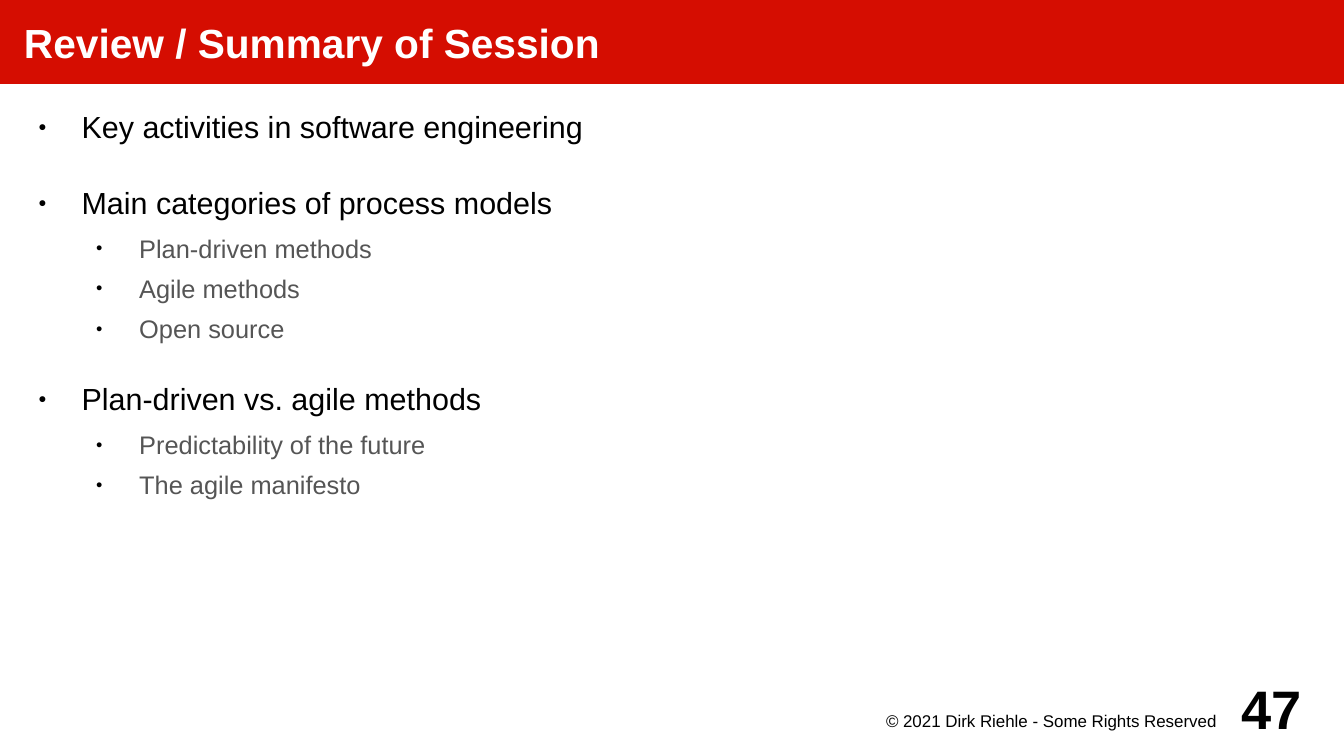
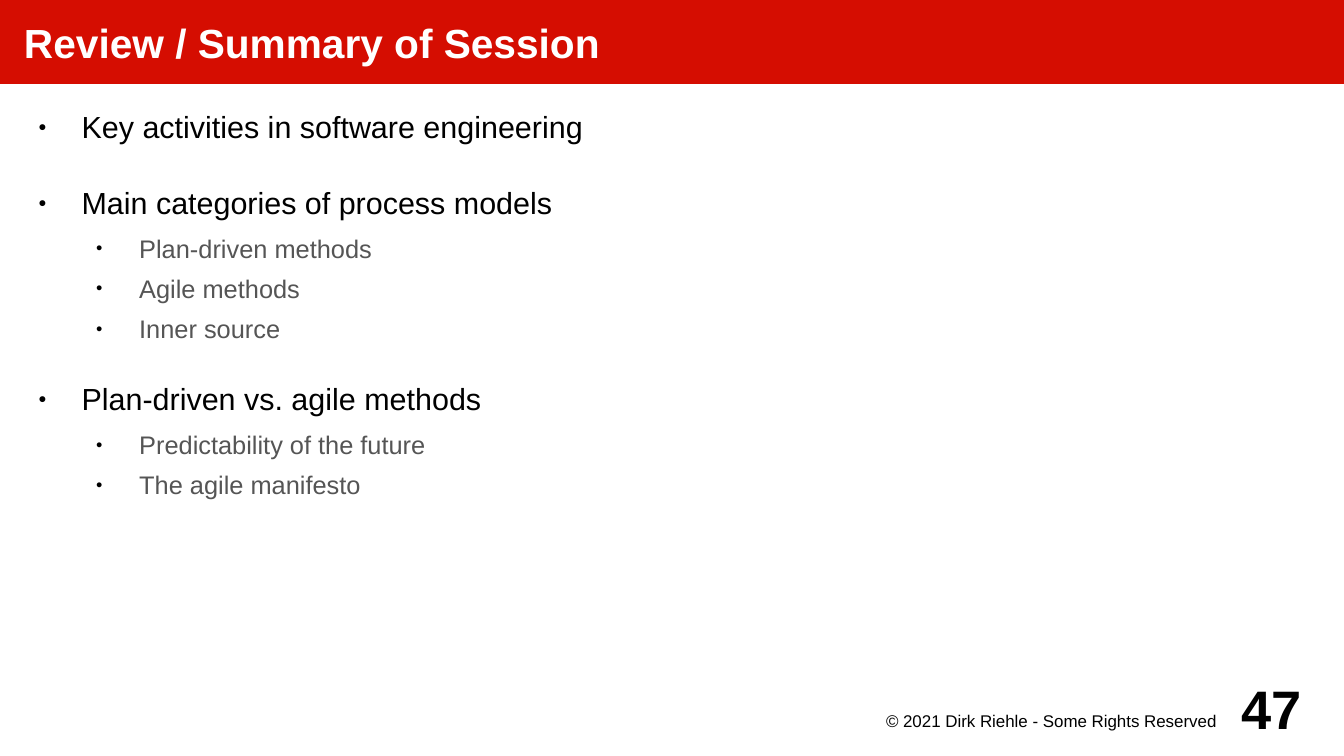
Before and after one commit to dirkriehle/amos-course, a slide deck: slide 47 of Lecture slides/AMOS C02 - Three Process Models.odp. Drawn at 1344x756 pixels with LibreOffice and Linux fonts; fonts in the diff are those of the drawing. Boxes give left, top, right and bottom in pixels: in the first picture for what was removed or moved away, otherwise in the second. Text is boxed around its words. In the diff, an @@ line names an element or a change of style, - is before the commit and + after.

```diff
--- a/Lecture slides/AMOS C02 - Three Process Models.odp
+++ b/Lecture slides/AMOS C02 - Three Process Models.odp
@@ text at (x1=139, y1=320, x2=280, y2=338): text changed @@
-  ● Open source
+  ● Inner source
```
Also in this commit, not shown: 1 other slide changed, 7 other files.
